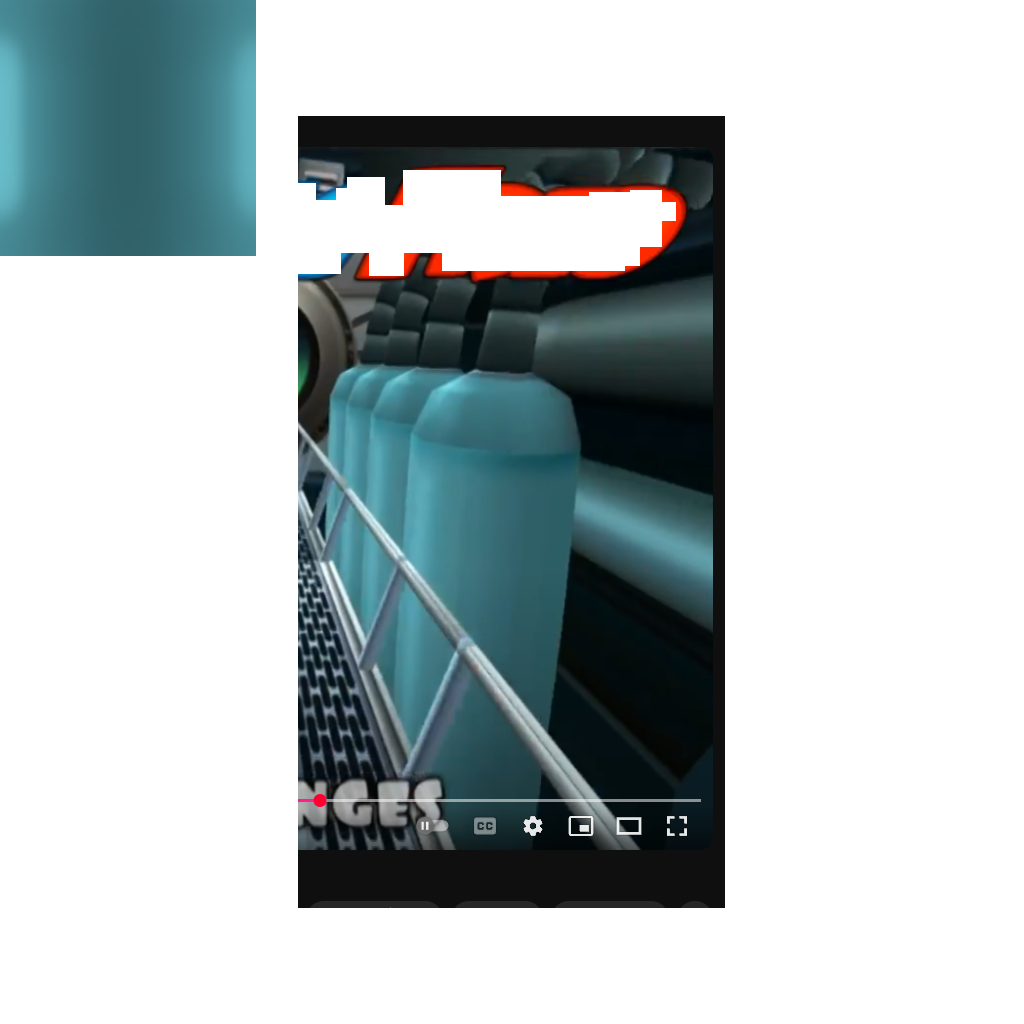
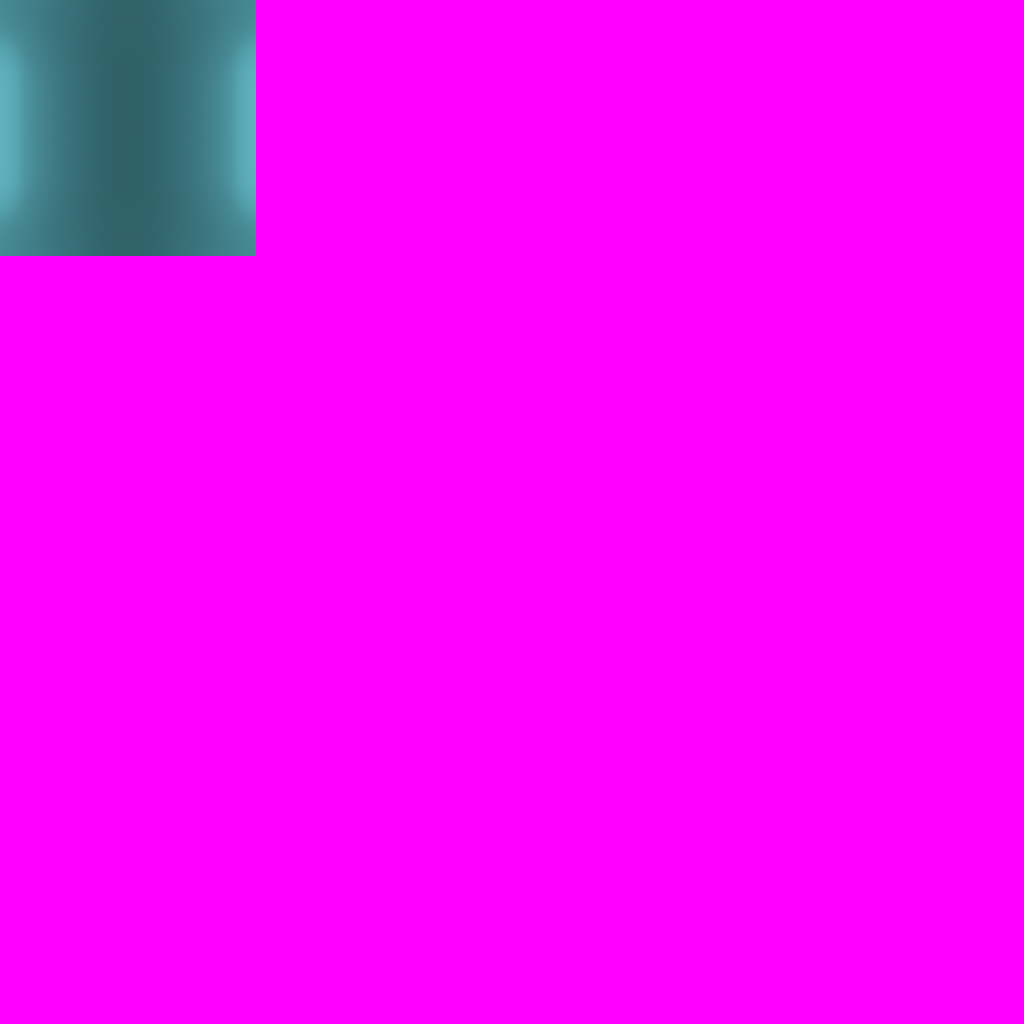
The second w=1024, h=1024 image is a revision of the first. Changes to its layers:
hid "Paint Layer 1 (pasted)" (1st of 2) over (0, 0, 960, 960)
painted on "Background" over (0, 0, 1024, 1024)
